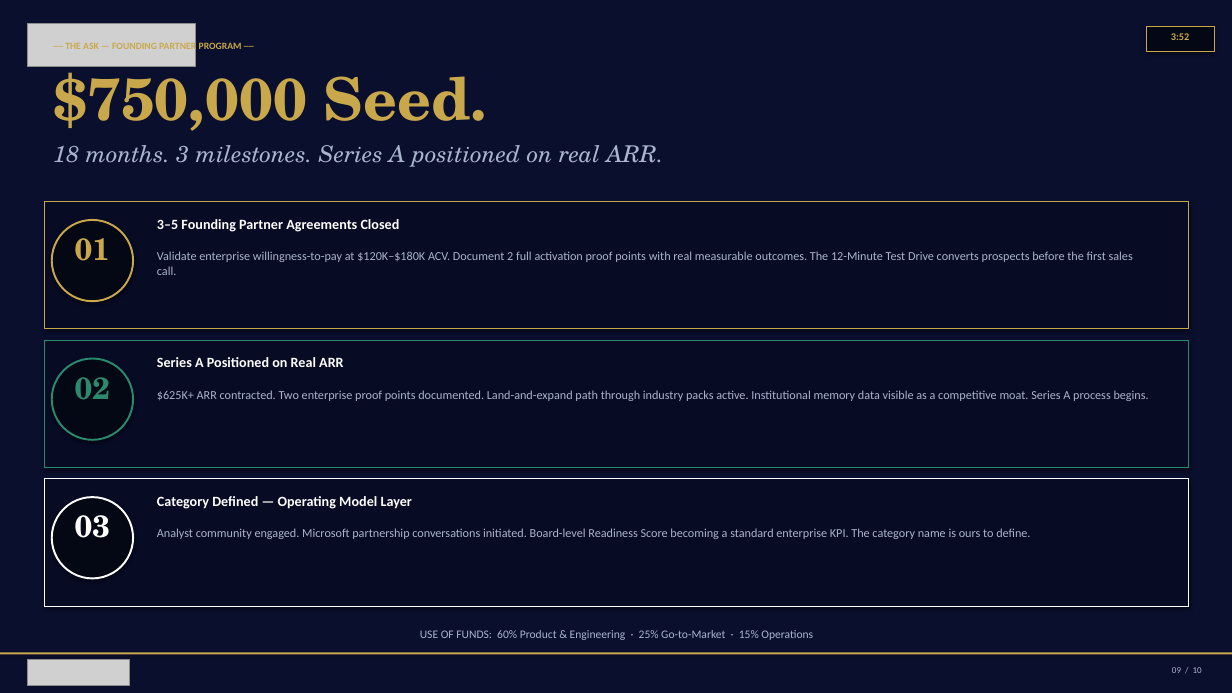
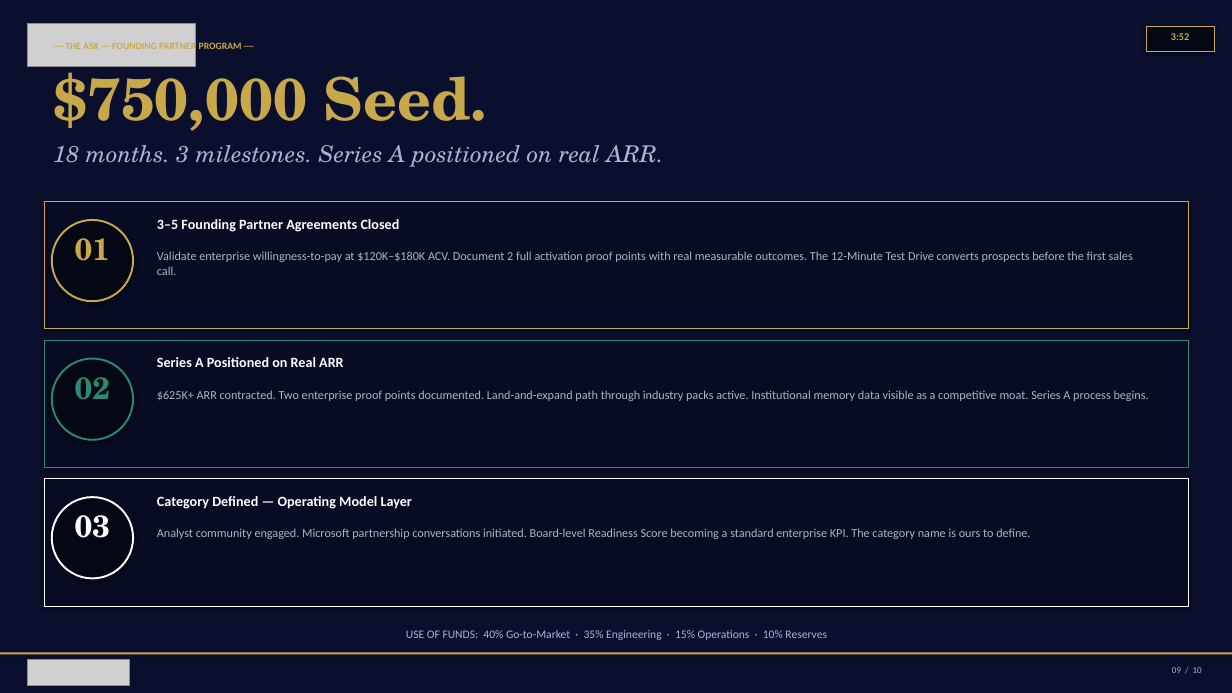
Before and after one commit to mbrunke18/CodePlatform1, a slide deck: slide 9 of attached_assets/VaughnMartin-4min-Pitch.pptx. Drawn at 1232x693 pixels with LibreOffice and Linux fonts; fonts in the diff are those of the drawing; grey boxes stand for pictures; background and template pictures are left out; a plain dark background stands for a picture behind light text. Boxes give left, top, right and bottom in pixels: in the first picture for what was removed or moved away, otherwise in the second. Text is boxed around its words. In the diff, an @@ line names an element or a change of style, - is before the commit and + after.

```diff
--- a/attached_assets/VaughnMartin-4min-Pitch.pptx
+++ b/attached_assets/VaughnMartin-4min-Pitch.pptx
@@ text at (406, 630, 827, 640): text changed @@
-USE OF FUNDS: 60% Product & Engineering · 25% Go-to-Market · 15% Operations
+USE OF FUNDS: 40% Go-to-Market · 35% Engineering · 15% Operations · 10% Reserves
```
Also in this commit, not shown: 5 other slides changed, 3 other files.
